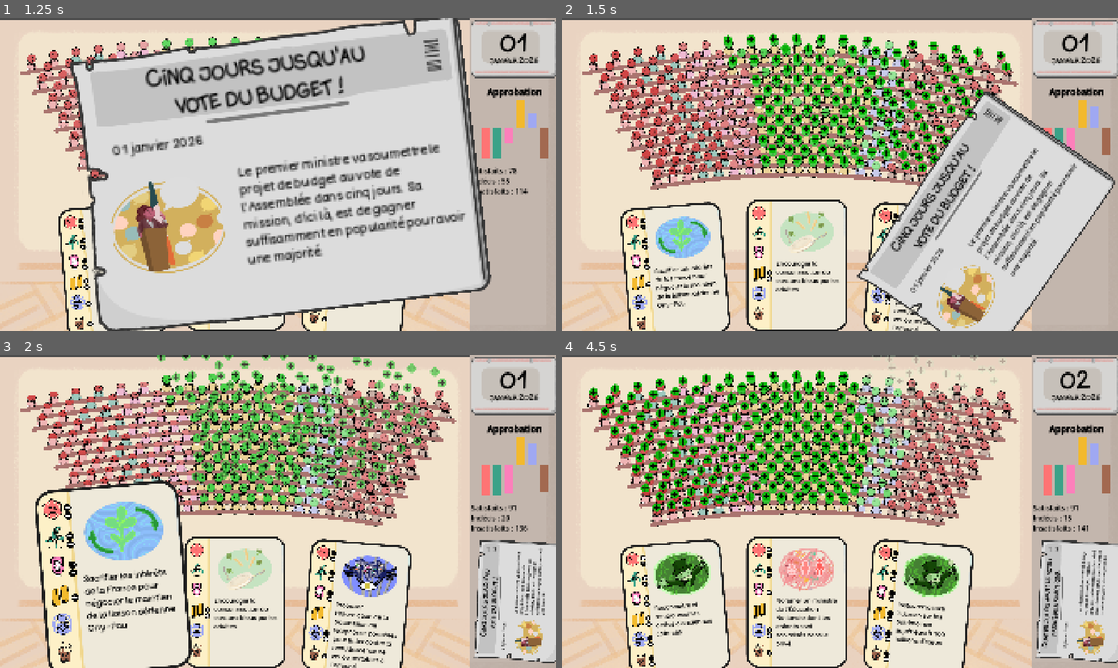
Above: before the commit, frames 1-4 (two rows, left to right).
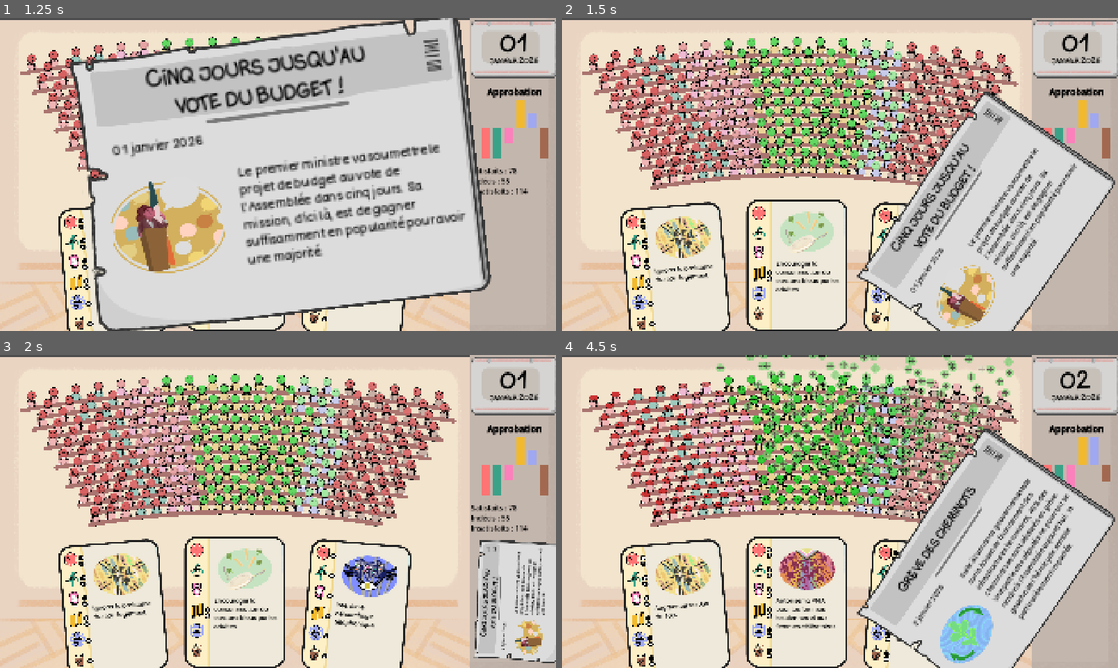
Above: after the commit, the same moments.

Repository: remimorvan/assemblee-nationale-simulator
Game: Godot game, scene res://scenes/game.tscn
Same seed, same stepped clock (60 frames per second), same inputs: the game is played once before the commit and once after it.
Inputs (mouse positions are in pixels of both pictures, inside the frame that each line leads up to):
- Up to frame 1 (1.25 s): tap Enter at 0.5 s; move the mouse to (511, 127) at 0.52 s; click (511, 127) at 0.67 s
- Up to frame 2 (1.5 s): tap Space at 1.25 s; move the mouse to (673, 271) at 1.27 s; click (673, 271) at 1.42 s
- Up to frame 3 (2 s): no input
- Up to frame 4 (4.5 s): move the mouse to (795, 602) at 2.02 s; click (795, 602) at 2.17 s; move the mouse to (917, 608) at 2.77 s; click (917, 608) at 2.92 s; click (917, 608) at 3.67 s; move the mouse to (795, 602) at 4.27 s; click (795, 602) at 4.42 s

Frame 1 is identical in both runs. In frame 2, 11% of the frame differs, in the area x 4-99%, y 4-100%; in frame 3, 21%; in frame 4, 38%, in the area x 4-100%, y 0-100%.

Commit message:
journal showed false at end of anim

Diff:
--- a/scripts/journal.gd
+++ b/scripts/journal.gd
@@ -46,7 +46,6 @@
 	tween.parallel().tween_property(self, "rotation_degrees", -7.0, .25)
 
 func hide_journal() -> void:
-	Player.is_journal_showed = false
 	$"JournalSound".play()
 	if tween:
 		tween.kill()
@@ -56,6 +55,8 @@
 	tween.parallel().tween_property(self, "position", Vector2(1790, 850), .25)
 	tween.parallel().tween_property(self, "scale", Vector2(0.7, 0.7), .25)
 	tween.parallel().tween_property(self, "rotation_degrees", -87.0, .25)
+	await tween.finished
+	Player.is_journal_showed = false
 
 func _on_input_event(viewport: Node, event: InputEvent, shape_idx: int) -> void:
 	if event is InputEventMouseButton and event.is_pressed() and event.button_index == MOUSE_BUTTON_LEFT:
